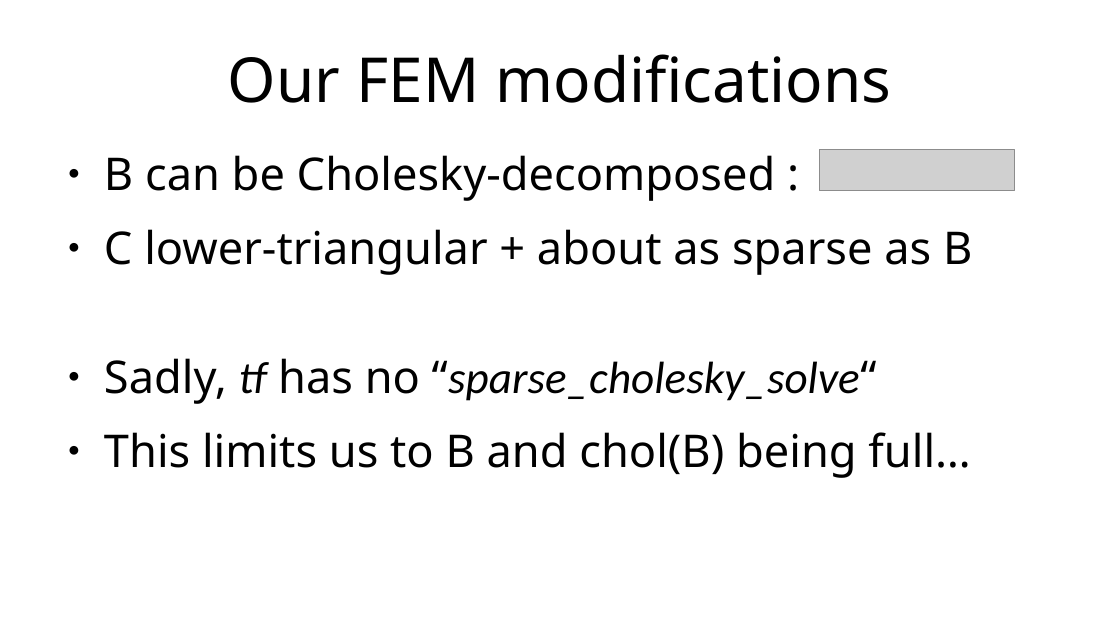
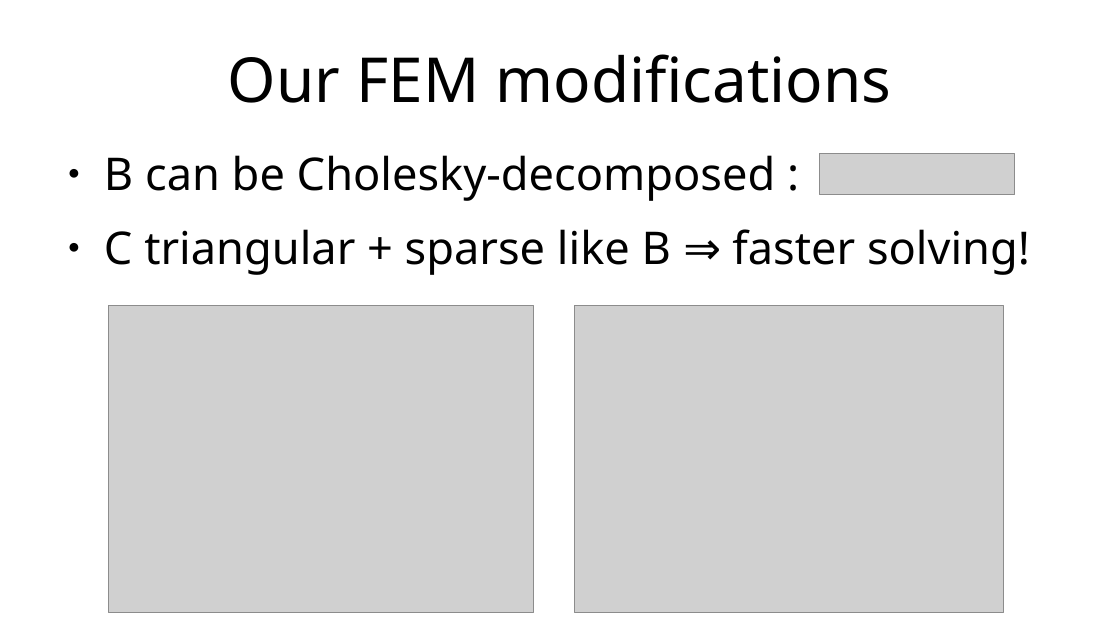
Before and after one commit to maltherd/deepsphere-fem, a slide deck: slide 17 of presentation.odp (slide 18 before the commit). Drawn at 1120x630 pixels with LibreOffice and Linux fonts; fonts in the diff are those of the drawing; grey boxes stand for pictures; background and template pictures are left out. Boxes give left, top, right and bottom in pixels: in the first picture for what was removed or moved away, otherwise in the second. Text is boxed around its words. In the diff, an @@ line names an element or a change of style, - is before the commit and + after.

Commit message:
presentation again

```diff
--- a/presentation.odp
+++ b/presentation.odp
@@ picture: place and size @@
-picture at <box>820,149,1015,191</box>
+picture at <box>820,153,1015,195</box>
@@ text at <box>104,229,1030,275</box>: text changed @@
-● C lower-triangular + about as sparse as B
-● Sadly, tf has no “sparse_cholesky_solve“
-● This limits us to B and chol(B) being full…
+● C triangular + sparse like B ⇒ faster solving!
@@ picture added at <box>109,306,535,613</box> @@
@@ picture added at <box>575,306,1004,613</box> @@
```
Also in this commit, not shown: 1 other slide changed, 3 slides added, 2 slides removed, 2 other files.
